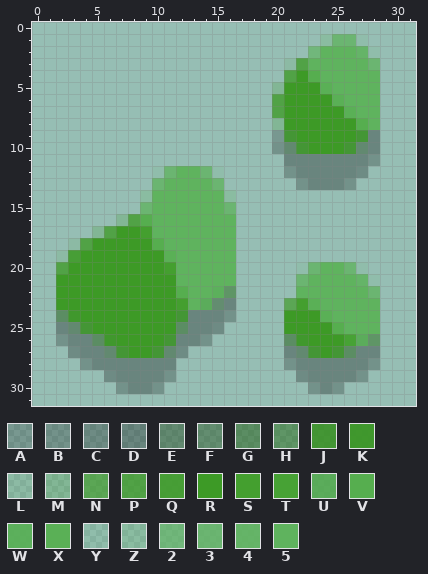
Pixel-art sprite: mw/assets-raw/sprites/environment/uranium2.png. Above: the version before the commit.
The file is 32x32 pixels. Pixels under 10% opacity are left out. Colours within 5 levels of each other are drawn and written as one.
Palette (. is transparent): A #00000033  B #0000003b  C #00000044  D #0000004d  E #0c320060  F #0f3d0060  G #15530274  H #1d630874  J #358f1dd7  K #399522eb  L #3d9a261c  M #3d9a2638  N #3d9a26aa  P #3d9a26c6  Q #3d9a26e2  R #3d9a26  S #449f2f  T #47a235  U #50a94ad7  V #56ae4f  W #57af54eb  X #5ab056  Y #5fb35e1c  Z #5fb35e38  2 #5fb35eaa  3 #5fb35ec6  4 #5fb35ee2  5 #5fb35e
Pixels before, first column x 2:
 1 ......................Z33Y.
 2 .....................25554Y
 3 ...................LP555553
 4 ...................PRV55555
 5 ..................MRRRX5555
 6 ..................PRRRRX555
 7 ..................PRRRRRX55
 8 ..................MRRRRRRV5
 9 ..................AJRRRRRJD
10 ..................BEJRRRJED
11 ...................DDDDDDDB
12 ........Y3553Y.....BDDDDDC.
13 ........355553......BDDDB..
14 .......Z555555Z............
15 .......35555553............
16 .....MPV5555555............
17 ...MPRRS5555555............
18 .LPRRRRRV555555............
19 LQRRRRRRRX55555............
20 PRRRRRRRRS55555.....Y3553Y.
21 RRRRRRRRRR55555.....355554Y
22 RRRRRRRRRRV55WH.....5555553
23 RRRRRRRRRRS5UFD....NSX55555
24 GKRRRRRRRRJDDDB....RRRX5555
25 DEJRRRRRRRGDDC.....RRRRV555
26 BDDGKRRRRJDDB......GKRRRTUH
27 .CDDEJRRJEC........DEJRJGDD
28 ..BDDDDDDD.........BDDDDDDB
29 ....CDDDDB..........CDDDDB.
30 .....BDDB............BDB...
After the commit:
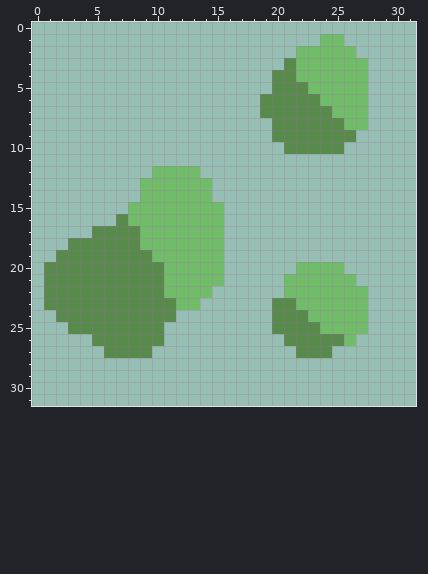
Change:
colour 5: #5fb35e -> #71bc68
colour R: #3d9a26 -> #588a4c
Changed rows in their new state; - is a pixel that keeps its letter.
first column x 1:
 1 -----------------------55..-
 2 ---------------------55---..
 3 --------------------R5-----.
 4 -------------------RR55----.
 5 -------------------R--55---.
 6 ------------------RR---55--.
 7 ------------------RR----55-.
 8 -------------------R-----55.
 9 -------------------RR-----..
10 -------------------.RR---...
11 --------------------........
12 ---------55--..-----.......-
13 --------55----.------.....--
14 --------5-----..------------
15 -------55------.------------
16 ------R55------.------------
17 ----RR--5------.------------
18 --RR----55-----.------------
19 -RR------55----.------------
20 RR--------5----.-----55--..-
21 R---------5----.----55----..
22 R---------55--..----5------.
23 R----------5-...---RR55----.
24 -RR--------.....---R--55---.
25 -.RR------.....----R---55--.
26 -...RR----....------RR---5..
27 --...RR--...--------.RR-....
28 ---........---------........
29 -----......----------......-
30 ------....------------...---
Boxes around the changes in both pictures, in picture pixels (x1, y1, x2, y2):
changed: (44, 34, 380, 394)
